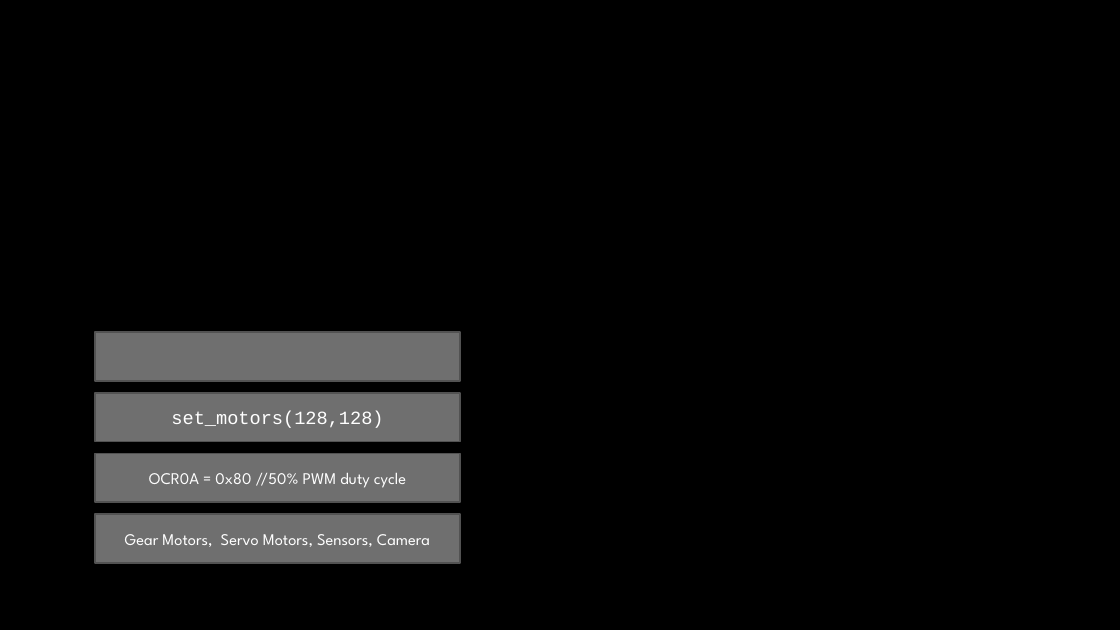
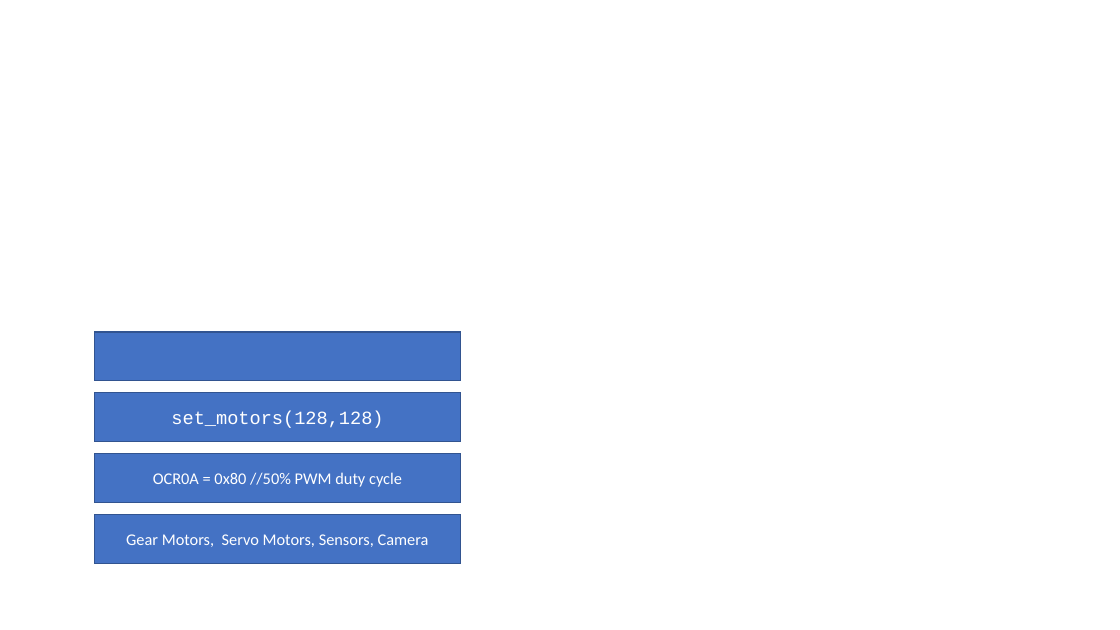
Before and after one commit to nettercm/simple_3pi_simulation, a slide deck: slide 14 of DPRG Monthly Meeting 2020-10-10.pptm (slide 6 before the commit). Drawn at 1120x630 pixels with LibreOffice and Linux fonts; fonts in the diff are those of the drawing; background and template pictures are left out. Boxes give left, top, right and bottom in pixels: in the first picture for what was removed or moved away, otherwise in the second. Text is boxed around its words. In the diff, an @@ line names an element or a change of style, - is before the commit and + after.

```diff
--- a/DPRG Monthly Meeting 2020-10-10.pptm
+++ b/DPRG Monthly Meeting 2020-10-10.pptm
@@ background picture (left out) to #FFFFFF @@
@@ rectangle at box(95, 332, 460, 381): fill #6F6F6F to #4472C4; outline #525252 1.5 pt to #325491 1 pt @@
@@ rectangle "set_motors(128,128)" at box(95, 393, 460, 442): fill #6F6F6F to #4472C4; outline #525252 1.5 pt to #325491 1 pt @@
@@ rectangle "OCR0A = 0x80 //50% PWM ..." at box(95, 454, 460, 502): font League Spartan to Calibri; fill #6F6F6F to #4472C4; outline #525252 1.5 pt to #325491 1 pt @@
@@ rectangle "Gear Motors, Servo Motors, Sensors, ..." at box(95, 514, 460, 563): font League Spartan to Calibri; fill #6F6F6F to #4472C4; outline #525252 1.5 pt to #325491 1 pt @@
```
Also in this commit, not shown: 10 other slides changed, 8 slides added, 3 slides removed.
